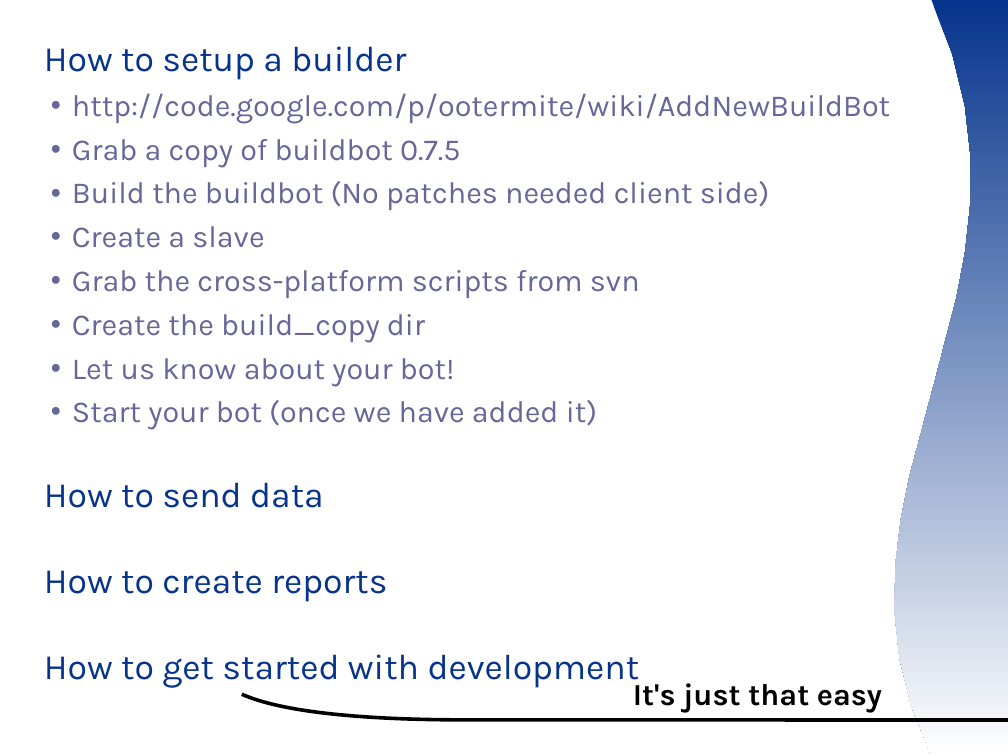
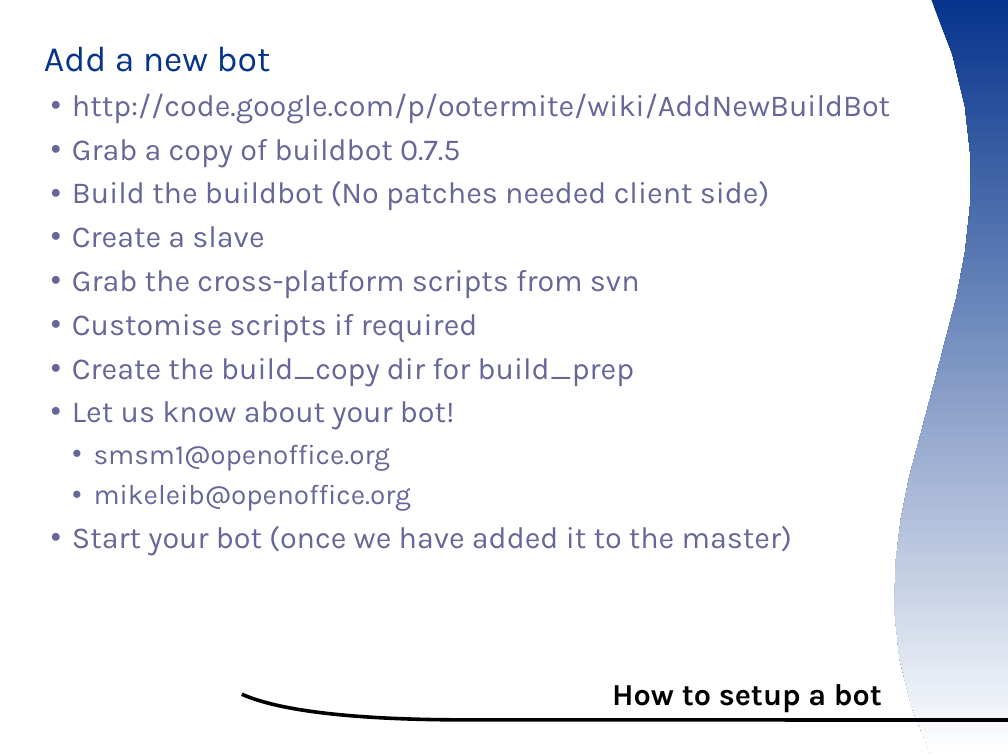
Before and after one commit to smsm1/ootermite, a slide deck: slide 8 of wiki/ooocon2007presentation.odp (slide 13 before the commit). Drawn at 1008x756 pixels with LibreOffice and Linux fonts; fonts in the diff are those of the drawing; background and template pictures are left out. Boxes give left, top, right and bottom in pixels: in the first picture for what was removed or moved away, otherwise in the second. Text is boxed around its words. In the diff, an @@ line names an element or a change of style, - is before the commit and + after.

```diff
--- a/wiki/ooocon2007presentation.odp
+++ b/wiki/ooocon2007presentation.odp
@@ text at <box>44,46,271,72</box>: text changed @@
-  How to setup a builder
+  Add a new bot
@@ text at <box>72,314,635,387</box>: text changed @@
-  ● Create the build_copy dir
+  ● Customise scripts if required
+  ● Create the build_copy dir for build_prep
@@ text at <box>72,445,792,556</box>: text changed; size 28 to 22 pt; text colour #06348C to #666699 @@
-  ● Start your bot (once we have added it)
-  How to send data
-  How to create reports
-  How to get started with development
+    ● smsm1@openoffice.org
+    ● mikeleib@openoffice.org
+  ● Start your bot (once we have added it to the master)
@@ title at <box>612,684,882,713</box>: text changed @@
-It's just that easy
+How to setup a bot
```
Also in this commit, not shown: 1 other slide changed, 9 slides added, 10 slides removed.
